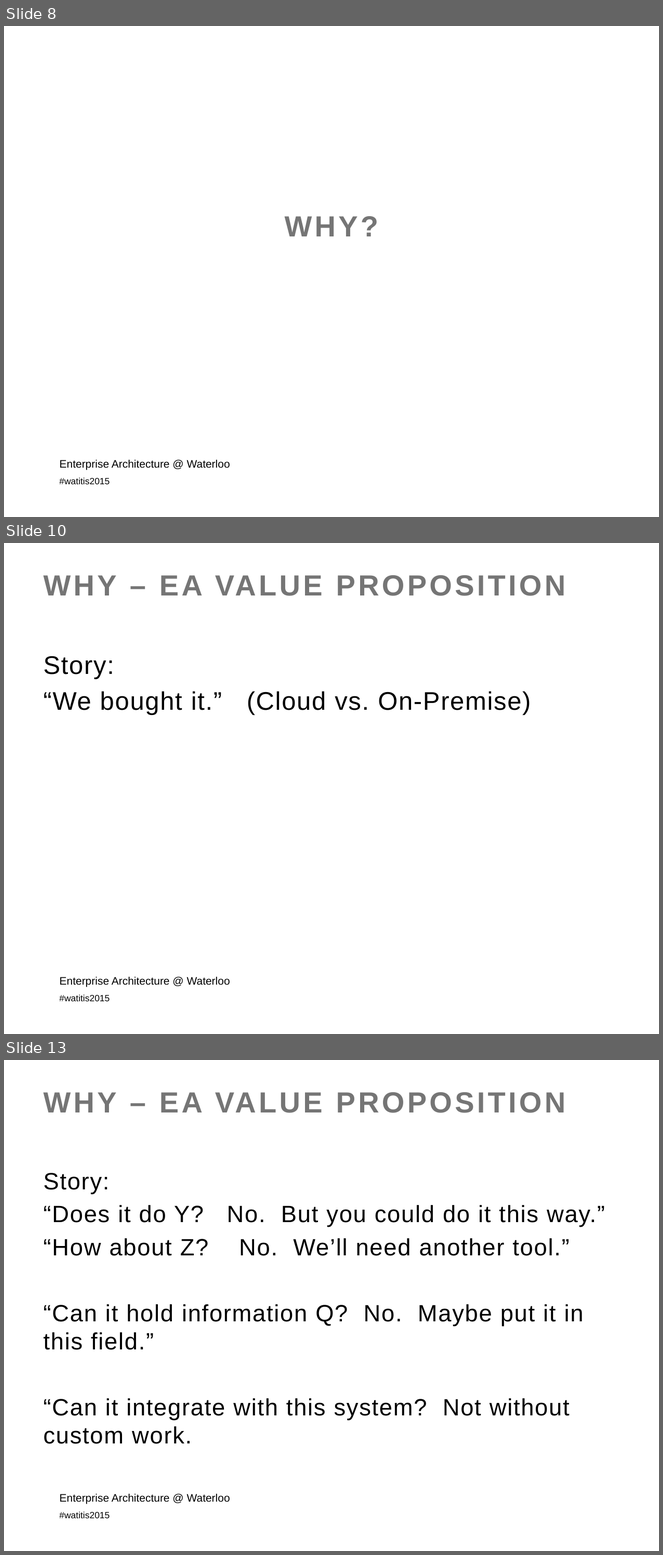
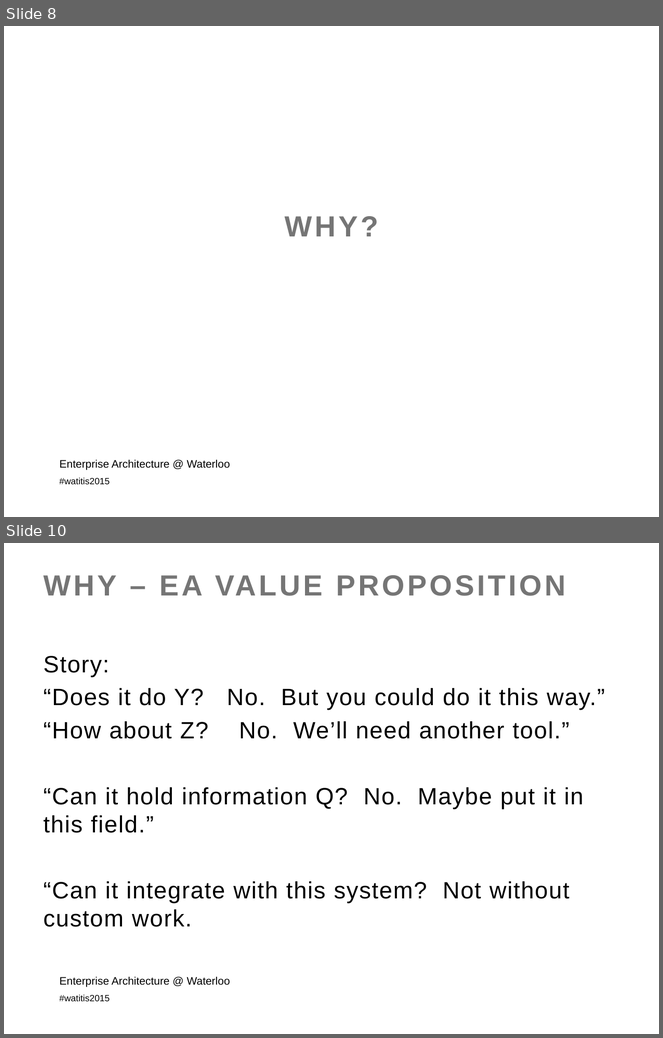
Before and after one commit to colinbellCA/presentation-istea-watitis2015, a slide deck: ISTEA-WatITis2015.pptx. Shown one above the other, each under a label of ours: slides 8, 10 and 13 before the commit, slides 8 and 10 after it; the slides between them are not shown. The pictures are 663x1555 and 663x1038 pixels, drawn with LibreOffice and Linux fonts; fonts in the diff are those of the drawing; background and template pictures are left out. Boxes give left, top, right and bottom in pixels: in the first picture for what was removed or moved away, otherwise in the second. Text is boxed around its words. In the diff, an @@ line names an element or a change of style, - is before the commit and + after.

Commit message:
Story complete.

```diff
--- a/ISTEA-WatITis2015.pptx
+++ b/ISTEA-WatITis2015.pptx
@@ slide 10 removed at <box>4,543,659,1034</box>, background picture (left out); not listed: 1 template element that a slide beside it also shows @@
@@ title removed at <box>44,575,566,596</box> @@
-WHY – EA VALUE PROPOSITION
@@ text removed at <box>44,656,531,715</box> @@
-Story:
-“We bought it.” (Cloud vs. On-Premise)
@@ text removed at <box>60,977,230,987</box> @@
-Enterprise Architecture @ Waterloo
@@ what was slide 13 is now slide 10 @@
```
Also in this commit, not shown: 1 slide added, 3 other slides removed, 2 other files.
